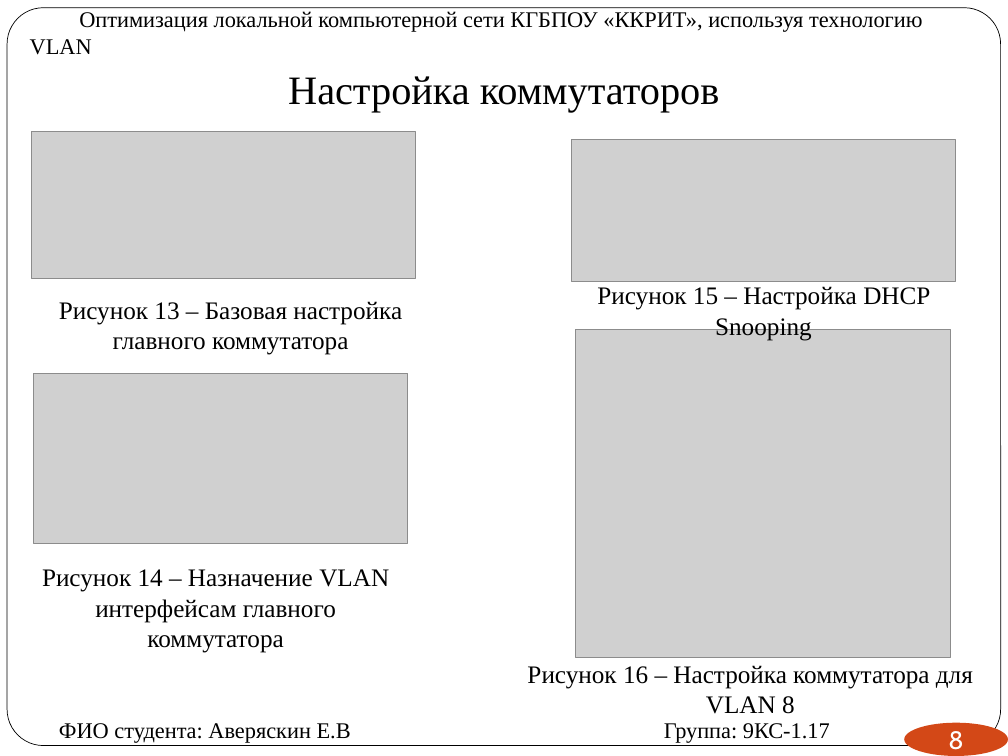
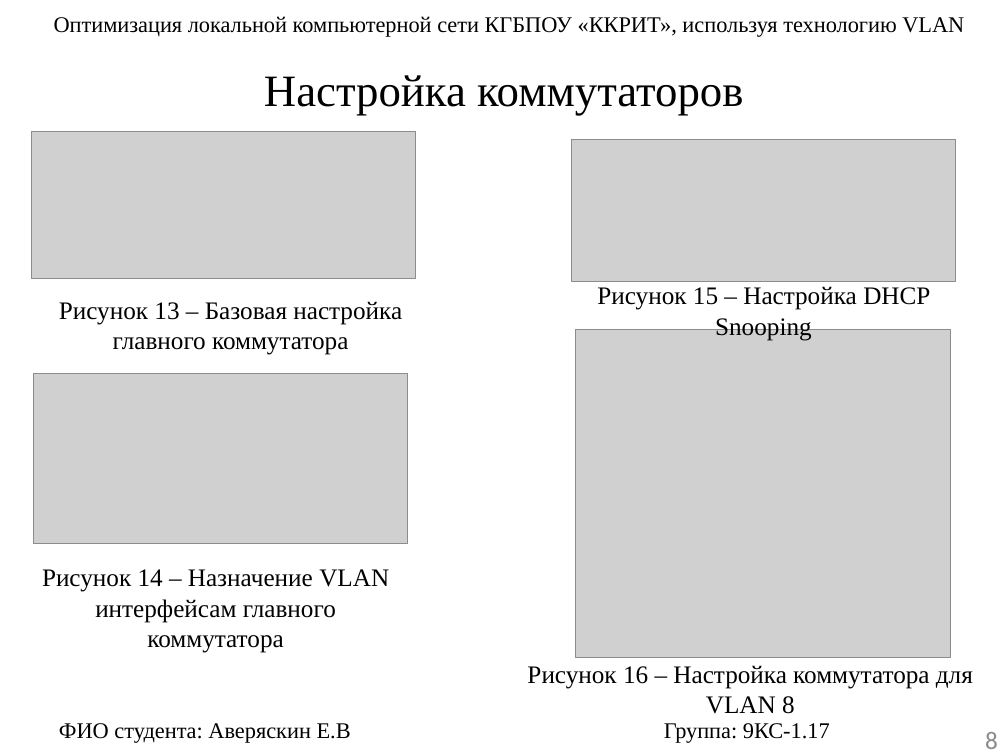
Before and after one commit to egoraver/diplom, a slide deck: slide 8 of практика 4 курс преддипломная/ВКР/Аверяскин презентация ВКР.pptx. Drawn at 1008x756 pixels with LibreOffice and Linux fonts; fonts in the diff are those of the drawing; grey boxes stand for pictures. Boxes give left, top, right and bottom in pixels: in the first picture for what was removed or moved away, otherwise in the second. Text is boxed around its words. In the diff, an @@ line names an element or a change of style, - is before the commit and + after.

```diff
--- a/практика 4 курс преддипломная/ВКР/Аверяскин презентация ВКР.pptx
+++ b/практика 4 курс преддипломная/ВКР/Аверяскин презентация ВКР.pptx
@@ rounded rectangle removed at bbox=[7, 8, 1001, 746] @@
@@ text "Оптимизация локальной компьютерной сети КГБПОУ ...": place and size @@
-text "Оптимизация локальной компьютерной сети КГБПОУ ..." at bbox=[30, 11, 922, 55]
+text "Оптимизация локальной компьютерной сети КГБПОУ ..." at bbox=[54, 16, 964, 37]
@@ text "Оптимизация локальной компьютерной сети КГБПОУ ..." at bbox=[54, 16, 964, 37]: indent changed @@
@@ title "Настройка коммутаторов" at bbox=[264, 75, 743, 115]: size 28.8 to 32 pt; line spacing 1 to 0.9; vertical alignment bottom to middle @@
@@ page number: place and size @@
-page number at bbox=[904, 723, 1008, 756]
+page number at bbox=[985, 732, 998, 749]
@@ page number at bbox=[985, 732, 998, 749]: font Cabin to Calibri, text colour #FFFFFF to #8C8C8C; alignment centre to right; fill #D34817 to none @@
```
Also in this commit, not shown: 11 other slides changed, 1 other file.
